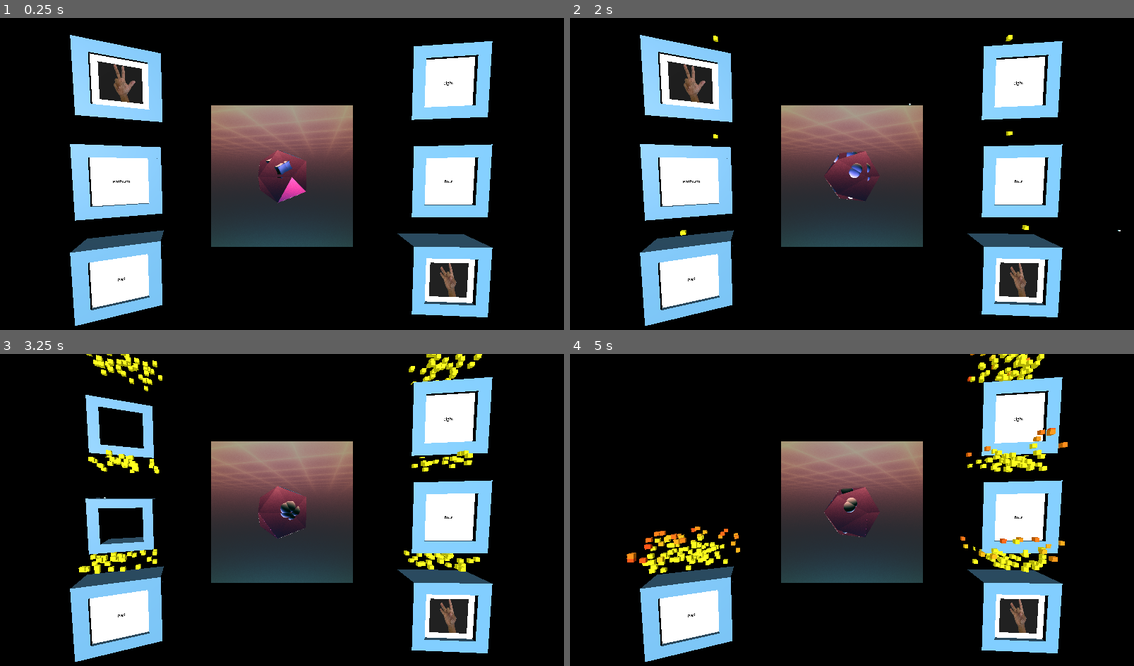
Above: before the commit, frames 1-4 (two rows, left to right).
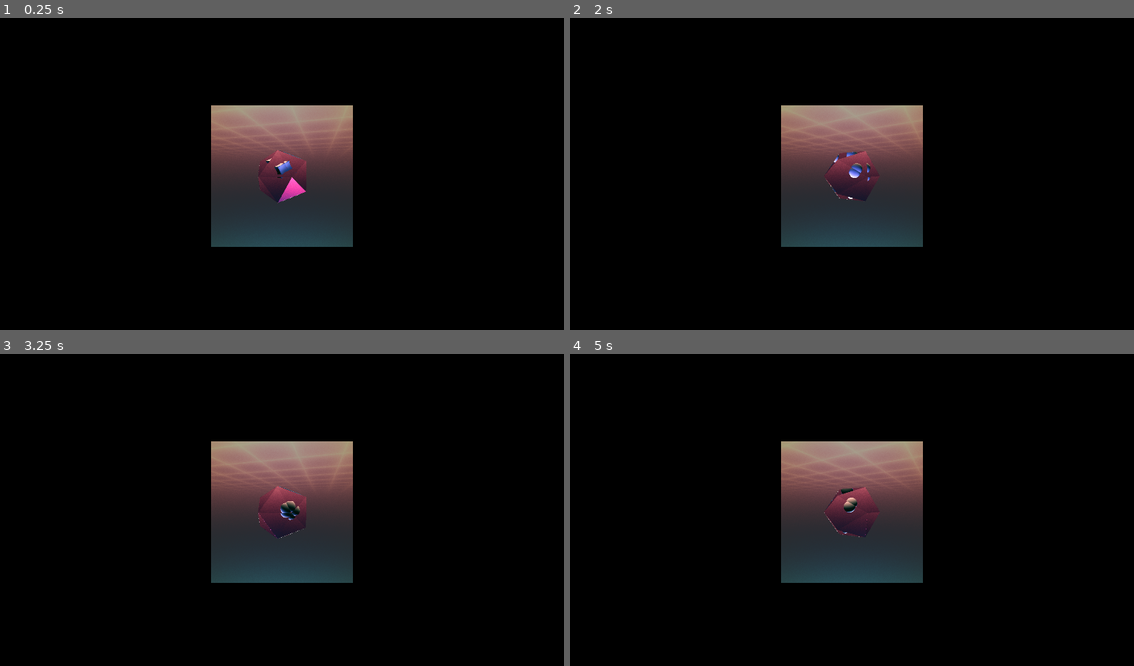
Above: after the commit, the same moments.

Repository: Kakcalu13/Mizo-godot-game
Game: Godot game, scene res://main.tscn
The game is run twice, just before and just after one commit, with the same random seed, the same clock (stepped at 60 frames per second) and the same inputs. The project has no main scene, so this scene is started directly.
Inputs (mouse positions are in pixels of both pictures, inside the frame that each line leads up to):
- Up to frame 1 (0.25 s): no input
- Up to frame 2 (2 s): move the mouse to (976, 161) at 0.52 s; press the mouse at (976, 161) at 0.53 s; release the mouse at (976, 161) at 1.25 s; drag from (739, 192) to (823, 239) at 1.27 s
- Up to frame 3 (3.25 s): move the mouse to (338, 441) at 2.02 s; press the mouse at (338, 441) at 2.03 s; release the mouse at (338, 441) at 2.75 s; drag from (253, 575) to (112, 463) at 2.77 s
- Up to frame 4 (5 s): move the mouse to (1021, 559) at 3.52 s; press the mouse at (1021, 559) at 3.53 s; release the mouse at (1021, 559) at 4.25 s; drag from (682, 463) to (767, 432) at 4.27 s

The runs differ from the first frame. In frame 1, 21% of the frame differs, in the area x 12-88%, y 5-99%; in frame 2, 21%, in the area x 12-98%, y 5-99%; in frame 3, 18%; in frame 4, 16%.
Error after the commit: Invalid assignment of property or key 'value' with value of type 'int' on a base object of type 'null instance'. (res://main.gd:28)

Commit message:
added exploded particle

Diff:
--- a/source/numbers/one_module.tscn
+++ b/source/numbers/one_module.tscn
@@ -1,9 +1,30 @@
-[gd_scene load_steps=6 format=3 uid="uid://c4xowr8t8dl4t"]
+[gd_scene load_steps=10 format=3 uid="uid://c4xowr8t8dl4t"]
 
 [ext_resource type="Script" path="res://src/one_module_clickable.gd" id="1_cdpov"]
 [ext_resource type="PackedScene" uid="uid://dk8vy7xbp7wea" path="res://window_and_particle.tscn" id="1_cwvvw"]
 [ext_resource type="PackedScene" uid="uid://cj1h7tifsha4u" path="res://image_display.tscn" id="2_08k7x"]
+[ext_resource type="Texture2D" uid="uid://ddp8ek6rswwmc" path="res://assets/kenney/smoke_05.png" id="3_8xlau"]
 [ext_resource type="PackedScene" uid="uid://bdeh0b25f6370" path="res://sign_display.tscn" id="4_2nwc2"]
+
+[sub_resource type="StandardMaterial3D" id="StandardMaterial3D_cgumr"]
+transparency = 1
+shading_mode = 0
+vertex_color_use_as_albedo = true
+albedo_texture = ExtResource("3_8xlau")
+billboard_mode = 3
+particles_anim_h_frames = 1
+particles_anim_v_frames = 1
+particles_anim_loop = false
+proximity_fade_enabled = true
+proximity_fade_distance = 0.5
+
+[sub_resource type="QuadMesh" id="QuadMesh_d6c7f"]
+material = SubResource("StandardMaterial3D_cgumr")
+
+[sub_resource type="Gradient" id="Gradient_ww4lj"]
+interpolation_mode = 2
+offsets = PackedFloat32Array(0, 0.131579, 0.184211, 0.321053, 0.473684, 0.752632, 1)
+colors = PackedColorArray(0.25098, 0.25098, 0.25098, 1, 1, 0.802991, 0.664426, 1, 1, 0.682353, 0, 1, 1, 0.601, 0.37, 1, 1, 0.25, 0.1, 0.447059, 0, 0, 0, 0.184314, 0.25098, 0.25098, 0.25098, 0)
 
 [sub_resource type="BoxShape3D" id="BoxShape3D_2nmdx"]
 size = Vector3(3.5, 3, 3)
@@ -22,6 +43,27 @@
 lifetime = 2.0
 speed_scale = 2.0
 randomness = 1.0
+
+[node name="exploded" type="CPUParticles3D" parent="window"]
+transform = Transform3D(1, 0, 0, 0, 1, 0, 0, 0, 1, 0, 1, 0)
+emitting = false
+amount = 400
+lifetime = 1.3
+explosiveness = 1.0
+mesh = SubResource("QuadMesh_d6c7f")
+emission_shape = 2
+emission_sphere_radius = 1.42
+spread = 180.0
+gravity = Vector3(0, 0, 0)
+initial_velocity_min = 4.0
+initial_velocity_max = 4.0
+angular_velocity_max = 720.0
+damping_min = 3.25
+damping_max = 3.25
+angle_max = 360.0
+scale_amount_min = 0.0
+color = Color(4, 4, 4, 1)
+color_ramp = SubResource("Gradient_ww4lj")
 
 [node name="text" parent="." instance=ExtResource("2_08k7x")]
 transform = Transform3D(1, 0, 0, 0, 1, 0, 0, 0, 1, 0, 1.498, 0.6)
